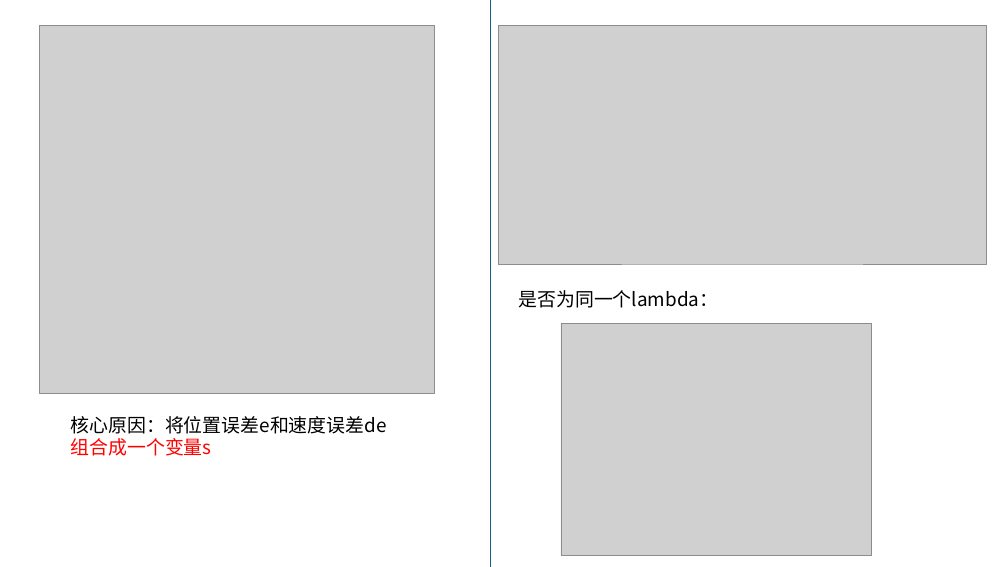
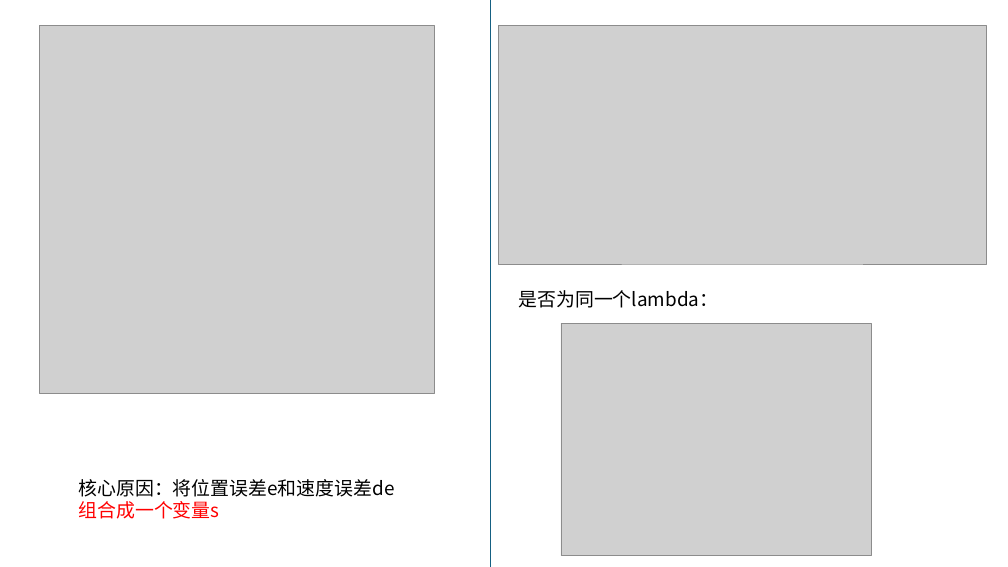
Before and after one commit to yzjjx/AC_MATLAB, a slide deck: slide 3 of 相关说明文档/普通AC构建.pptx. Drawn at 1008x567 pixels with LibreOffice and Linux fonts; fonts in the diff are those of the drawing; grey boxes stand for pictures. Boxes give left, top, right and bottom in pixels: in the first picture for what was removed or moved away, otherwise in the second. Text is boxed around its words. In the diff, an @@ line names an element or a change of style, - is before the commit and + after.

```diff
--- a/相关说明文档/普通AC构建.pptx
+++ b/相关说明文档/普通AC构建.pptx
@@ text "核心原因：将位置误差e和速度误差de组合成一个变量s": place and size @@
-text "核心原因：将位置误差e和速度误差de组合成一个变量s" at bbox=[71, 416, 387, 434]
+text "核心原因：将位置误差e和速度误差de组合成一个变量s" at bbox=[78, 479, 394, 497]
```
Also in this commit, not shown: 3 other slides changed, 1 slide added, 11 other files.
